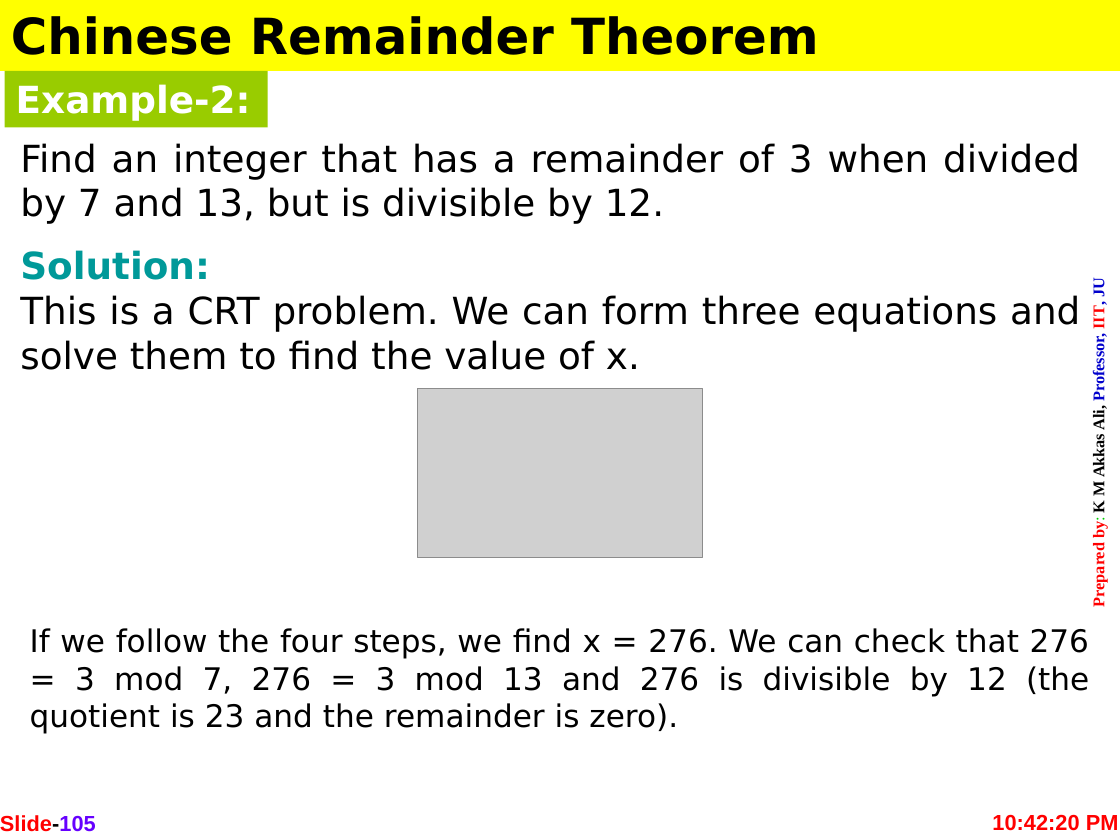
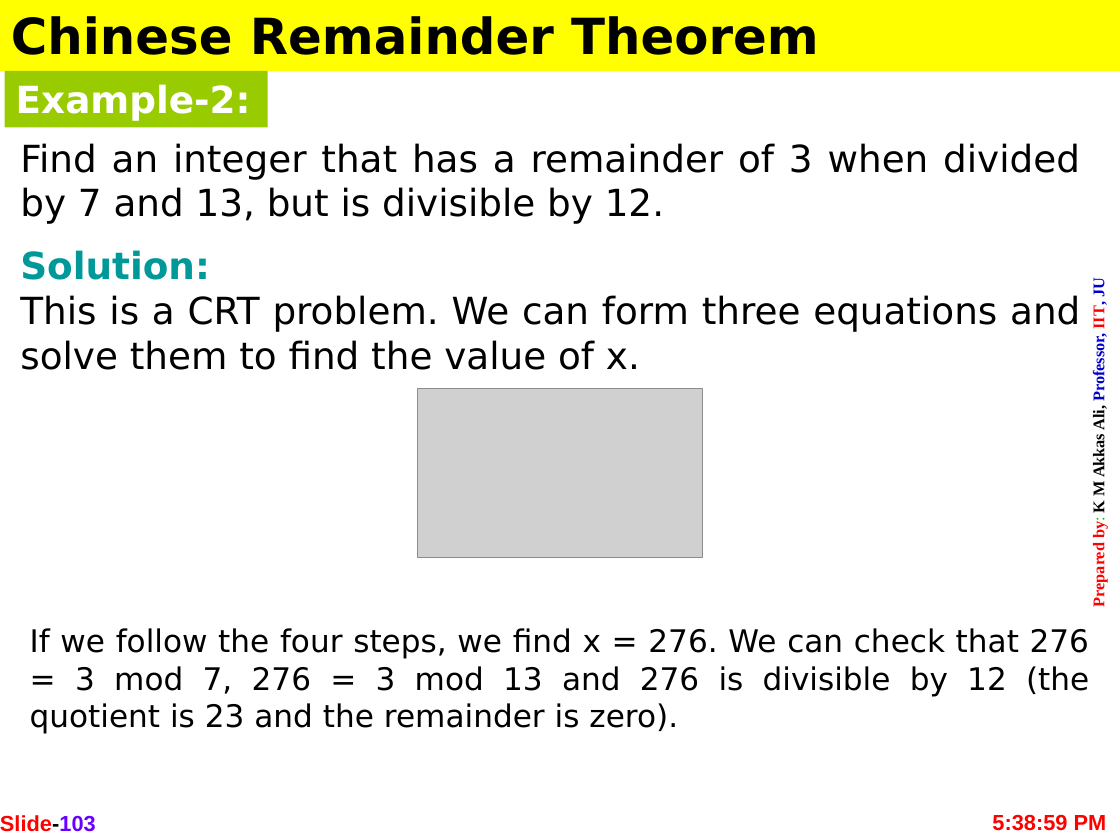
Before and after one commit to shakiliitju/B.Sc-in-ICT, a slide deck: slide 103 of 4.2 Fourth Year Second Semester/ICT - 4257 Cryptography and Network Security/Lectures/File 01. ICT-4257 Cryptography and Network Security- Mathematics for Cryptography_KMA.pptx (slide 105 before the commit). Drawn at 1120x840 pixels with LibreOffice and Linux fonts; fonts in the diff are those of the drawing; grey boxes stand for pictures. Boxes give left, top, right and bottom in pixels: in the first picture for what was removed or moved away, otherwise in the second. Text is boxed around its words. In the diff, an @@ line names an element or a change of style, - is before the commit and + after.

Commit message:
CNS

```diff
--- a/4.2 Fourth Year Second Semester/ICT - 4257 Cryptography and Network Security/Lectures/File 01. ICT-4257 Cryptography and Network Security- Mathematics for Cryptography_KMA.pptx
+++ b/4.2 Fourth Year Second Semester/ICT - 4257 Cryptography and Network Security/Lectures/File 01. ICT-4257 Cryptography and Network Security- Mathematics for Cryptography_KMA.pptx
@@ page number at (x1=0, y1=815, x2=96, y2=832): text changed @@
-Slide-105
+Slide-103
@@ text at (x1=992, y1=814, x2=1107, y2=831): text changed @@
-10:42:20 PM
+5:38:59 PM
```
Also in this commit, not shown: 104 other slides changed, 3 slides removed.
